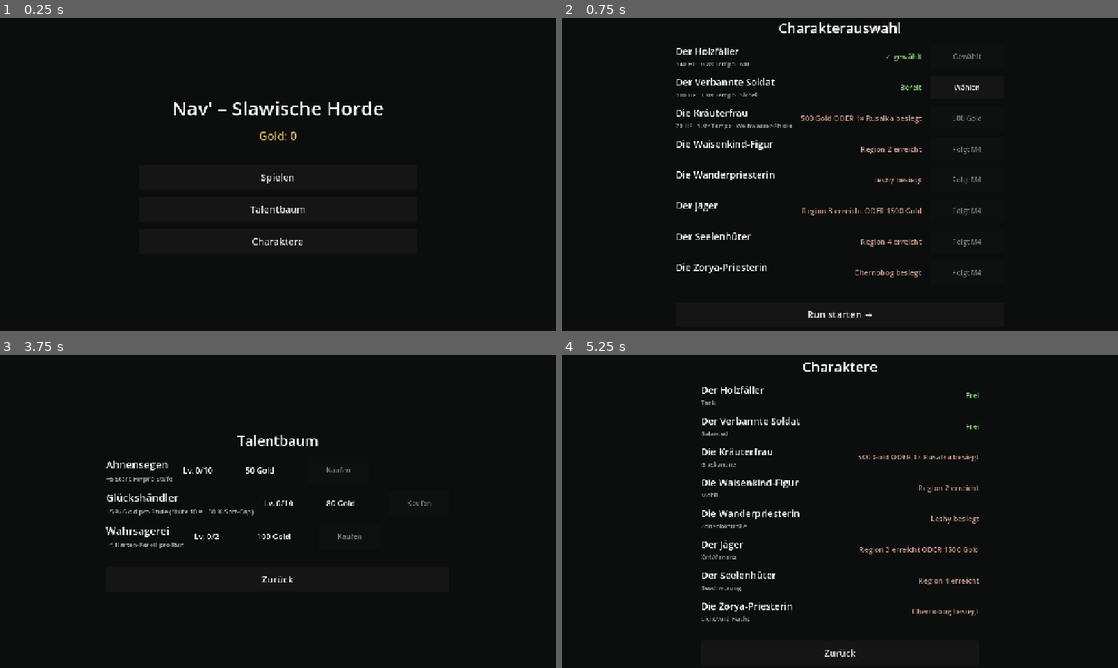
Above: before the commit, frames 1-4 (two rows, left to right).
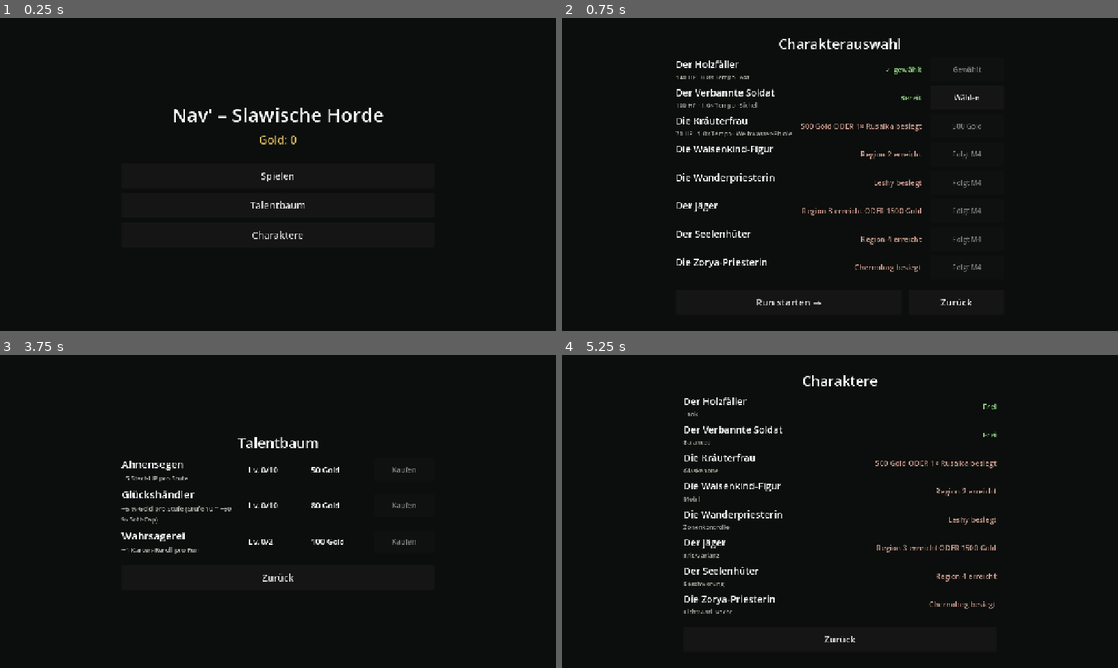
Above: after the commit, the same moments.

Repository: Lohreck/folk_survivor
Game: Godot game, scene res://scenes/ui/main_menu.tscn
Two runs of this game, one before a commit and one after it. Both use one fixed random seed, a clock stepped at 60 frames per second and the inputs below.
Inputs:
- Up to frame 1 (0.25 s): no input
- Up to frame 2 (0.75 s): click "Spielen" at 0.5 s
- Up to frame 3 (3.75 s): click "Run starten →" at 1.25 s; click "II" at 2 s; click "Zum Menü" at 2.75 s; click "Talentbaum" at 3.5 s
- Up to frame 4 (5.25 s): click "Zurück" at 4.25 s; click "Charaktere" at 5 s

The runs differ from the first frame. In frame 1, 1.5% of the frame differs, in the area x 31-69%, y 26-73%; in frame 2, 5.3%, in the area x 20-76%, y 1-96%; in frame 3, 2.5%; in frame 4, 5.0%.

Commit message:
Playtest-Feedback: Menü-Layout ausrichten und Ansichten in den Viewport bringen
- Talentbaum: Info-Spalte füllt die Restbreite, Beschreibung bricht um –
  Lv.-, Kosten- und Kaufen-Spalte fluchten zeilenübergreifend (vorher
  sprangen sie je nach Beschreibungslänge: „vieles ist verschoben“)
- Ansichten: Spaltenbreite 640 → 720, separation 16 → 10, Spacer 8 → 4;
  die 8-Zeilen-Ansicht Charakterauswahl war 785 px hoch und lief über den
  720-px-Höhenviewport (Zurück-Button abgeschnitten)
- Charakterauswahl: „Run starten“ und „Zurück“ als BottomRow nebeneinander
- Kaufen-Buttons einheitlich hoch (SIZE_SHRINK_CENTER)

Verifiziert mit Fenster-Screenshots und 32 Layout-/Interaktions-Checks.

Diff:
--- a/scenes/ui/main_menu.gd
+++ b/scenes/ui/main_menu.gd
@@ -58,14 +58,21 @@
 	add_child(bg)
 
 
+## Ein Ansichts-Block: zentrierter VBox-„Block" fester Spaltenbreite.
+## Playtest 2026-10-02 („Shop unübersichtlich, vieles verschoben"):
+##   – Breite 640 → 720: Platz für die Talent-Beschreibung mit Umbruch,
+##     damit die Lv.-/Kosten-/Kaufen-Spalten zeilenübergreifend fluchten.
+##   – separation 16 → 10 und kompaktere Spacer: die 8-Zeilen-Ansichten
+##     (Charaktere/Auswahl) passen sicher in den 720-px-Höhenviewport,
+##     statt oben/unten beschnitten zu werden.
 func _make_view(view_name: String) -> Control:
 	var view := CenterContainer.new()
 	view.name = view_name
 	view.set_anchors_and_offsets_preset(Control.PRESET_FULL_RECT)
 	var box := VBoxContainer.new()
 	box.name = "Box"
-	box.add_theme_constant_override("separation", 16)
-	box.custom_minimum_size = Vector2(640, 0)
+	box.add_theme_constant_override("separation", 10)
+	box.custom_minimum_size = Vector2(720, 0)
 	view.add_child(box)
 	return view
 
@@ -98,7 +105,7 @@
 	box.add_child(_make_heading("Talentbaum"))
 	for id: Variant in MetaProgress.talent_ids():
 		box.add_child(_make_talent_row(StringName(str(id))))
-	box.add_child(_make_spacer(8))
+	box.add_child(_make_spacer(4))
 	box.add_child(_make_button("Zurück",
 		func() -> void: _show_view(_home_view), "BtnBack"))
 
@@ -109,6 +116,10 @@
 	row.add_theme_constant_override("separation", 24)
 	var info := VBoxContainer.new()
 	info.name = "Info"
+	# Playtest 2026-10-02: Info füllt die Restbreite der Zeile – Level-,
+	# Kosten- und Kauf-Spalte stehen damit in allen Zeilen identisch
+	# (vorher sprangen sie je nach Beschreibungslänge).
+	info.size_flags_horizontal = Control.SIZE_EXPAND_FILL
 	var name_label := Label.new()
 	name_label.text = MetaProgress.talent_name(id)
 	name_label.add_theme_font_size_override("font_size", 24)
@@ -117,6 +128,7 @@
 	desc.text = MetaProgress.talent_description(id)
 	desc.add_theme_font_size_override("font_size", 15)
 	desc.add_theme_color_override("font_color", Color(0.7, 0.7, 0.68))
+	desc.autowrap_mode = TextServer.AUTOWRAP_WORD_SMART
 	info.add_child(desc)
 	row.add_child(info)
 	var level := Label.new()
@@ -133,6 +145,9 @@
 	buy.name = "BuyButton"
 	buy.text = "Kaufen"
 	buy.custom_minimum_size = Vector2(140, 52)
+	# Einheitliche Button-Höhe, auch wenn die Info-Zeile durch umbrechende
+	# Beschreibungen höher ausfällt (Playtest 2026-10-02).
+	buy.size_flags_vertical = Control.SIZE_SHRINK_CENTER
 	buy.pressed.connect(_on_talent_buy.bind(id))
 	row.add_child(buy)
 	_talent_rows[id] = {"level": level, "cost": cost, "buy": buy}
@@ -167,7 +182,7 @@
 		row.add_child(status)
 		_char_status[id] = status
 		box.add_child(row)
-	box.add_child(_make_spacer(8))
+	box.add_child(_make_spacer(4))
 	box.add_child(_make_button("Zurück",
 		func() -> void: _show_view(_home_view), "BtnBack"))
 
@@ -177,10 +192,21 @@
 	box.add_child(_make_heading("Charakterauswahl"))
 	for def: Dictionary in CharacterDefs.CHARACTERS:
 		box.add_child(_make_select_row(def))
-	box.add_child(_make_spacer(8))
-	box.add_child(_make_button("Run starten →", _on_start_run, "BtnStart"))
-	box.add_child(_make_button("Zurück",
-		func() -> void: _show_view(_home_view), "BtnBack"))
+	box.add_child(_make_spacer(4))
+	# Playtest 2026-10-02: Hauptaktion + Zurück nebeneinander (volle Breite)
+	# – zwei volle Button-Zeilen drückten die Ansicht über den 720-px-Viewport
+	# und „Zurück" wurde unten abgeschnitten.
+	var bottom := HBoxContainer.new()
+	bottom.name = "BottomRow"
+	bottom.add_theme_constant_override("separation", 16)
+	var start := _make_button("Run starten →", _on_start_run, "BtnStart")
+	start.size_flags_horizontal = Control.SIZE_EXPAND_FILL
+	bottom.add_child(start)
+	var back := _make_button("Zurück",
+		func() -> void: _show_view(_home_view), "BtnBack")
+	back.custom_minimum_size = Vector2(220, 58)
+	bottom.add_child(back)
+	box.add_child(bottom)
 
 
 func _make_select_row(def: Dictionary) -> Control:
